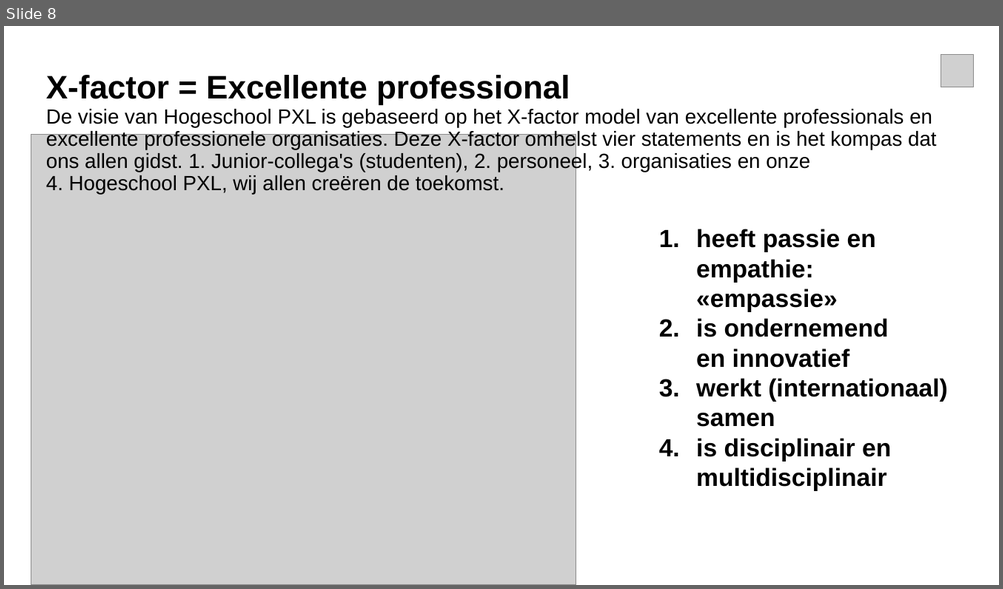
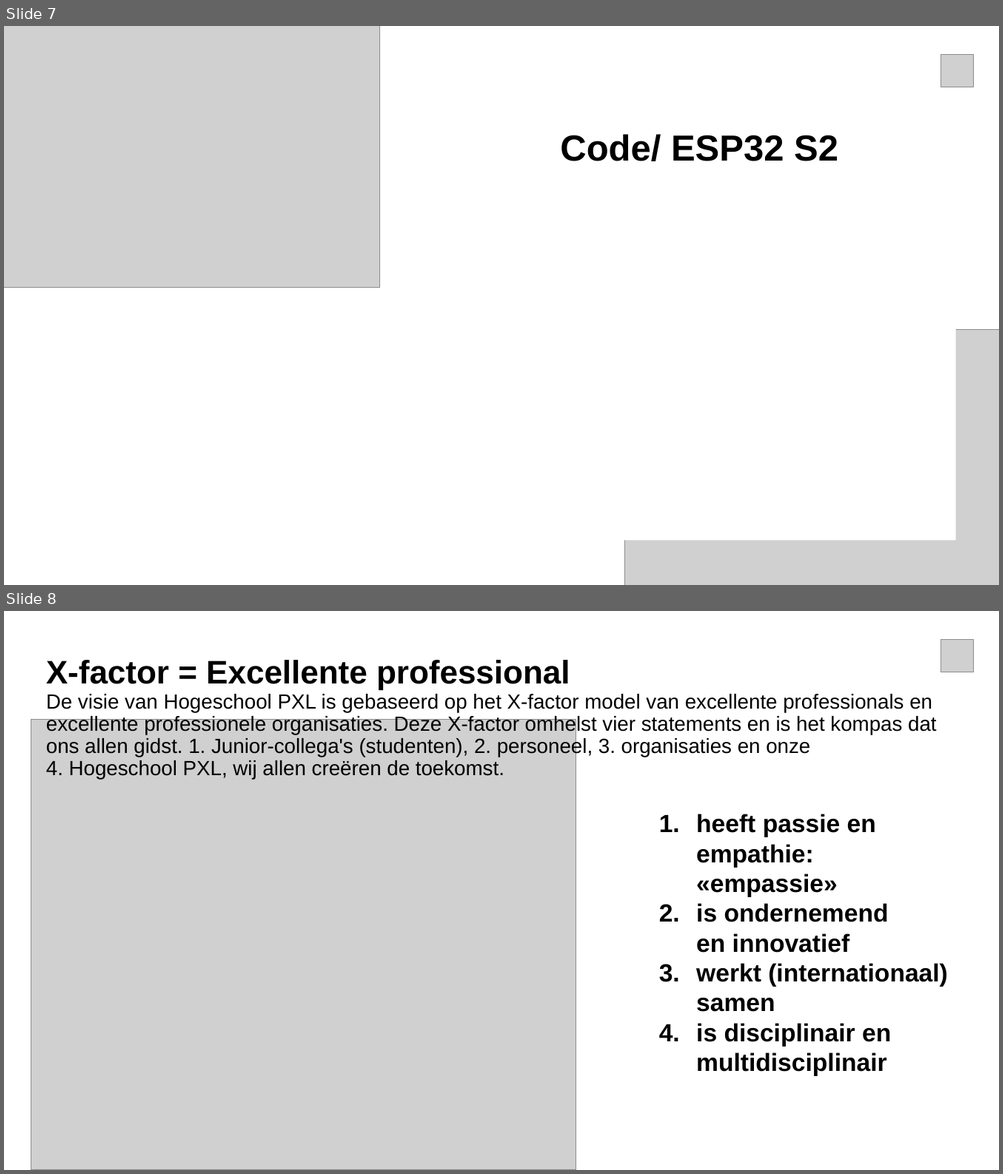
Before and after one commit to PhilippeArnaudHiroux/Elektronische_systemen_2, a slide deck: powerpoint_sjabloon [Autosaved].pptx. Shown one above the other, each under a label of ours: slide 8 before the commit, slides 7 and 8 after it. The pictures are 1003x589 and 1003x1174 pixels, drawn with LibreOffice and Linux fonts; fonts in the diff are those of the drawing; grey boxes stand for pictures; background and template pictures are left out. Boxes give left, top, right and bottom in pixels: in the first picture for what was removed or moved away, otherwise in the second. Text is boxed around its words. In the diff, an @@ line names an element or a change of style, - is before the commit and + after.

```diff
--- a/powerpoint_sjabloon [Autosaved].pptx
+++ b/powerpoint_sjabloon [Autosaved].pptx
@@ slide 7 added at [4, 26, 999, 585], background picture (left out) @@
@@ picture added at [4, 26, 379, 288] @@
@@ picture added at [940, 54, 973, 87] @@
@@ rectangle added at [500, 70, 956, 541], fill #FFFFFF @@
@@ title added at [560, 134, 838, 161], 35 pt, text #000000, bold @@
+Code/ ESP32 S2
@@ picture added at [625, 329, 999, 585] @@
```
Also in this commit, not shown: 2 slides changed, 2 other slides added, 3 slides removed, 1 other file.
